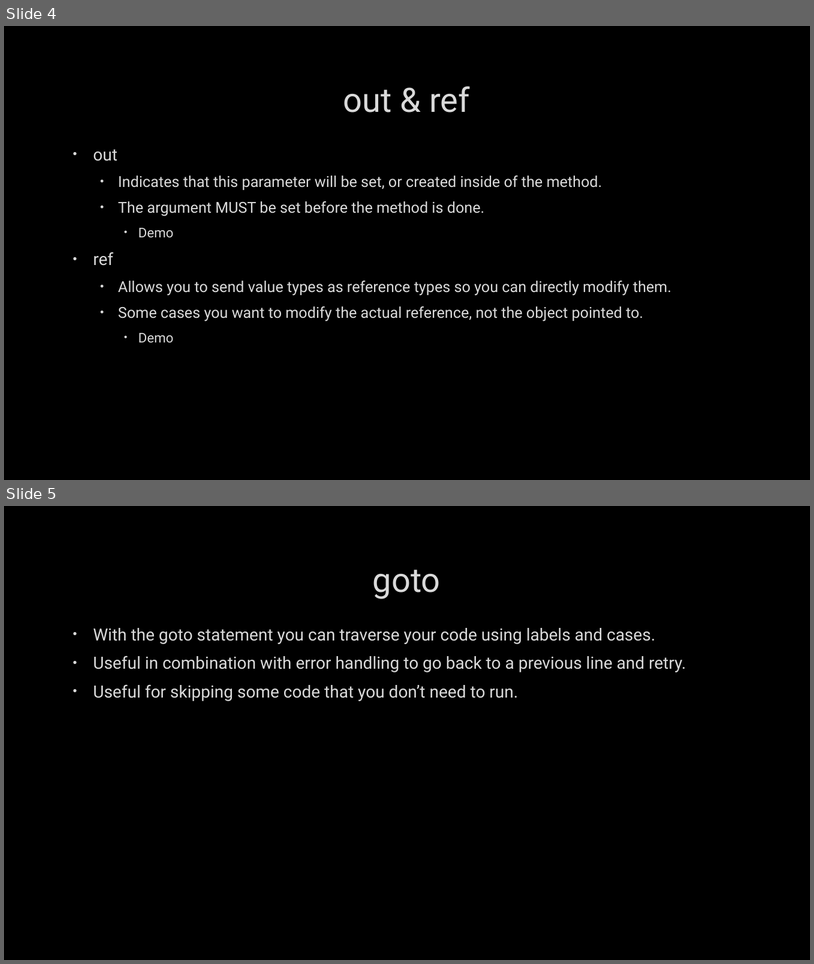
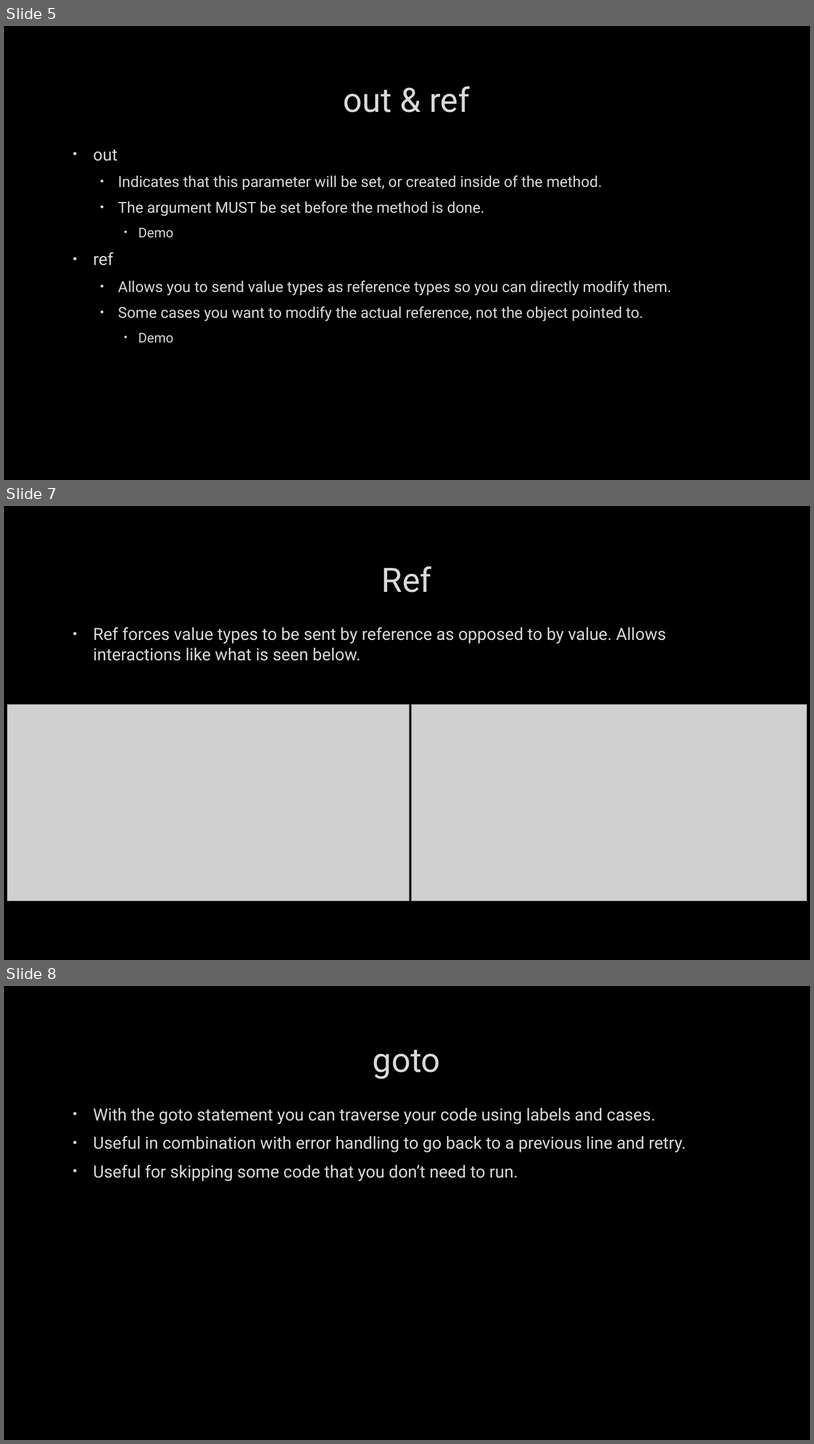
Before and after one commit to darrare/CS-3020, a slide deck: Documents/Powerpoints/1.3 Error Handling & The ref, out, and goto Keywords.pptx. Shown one above the other, each under a label of ours: slides 4 and 5 before the commit, slides 5, 7 and 8 after it; the slides between them are not shown. The pictures are 814x964 and 814x1444 pixels, drawn with LibreOffice and Linux fonts; fonts in the diff are those of the drawing; grey boxes stand for pictures; background and template pictures are left out. Boxes give left, top, right and bottom in pixels: in the first picture for what was removed or moved away, otherwise in the second. Text is boxed around its words. In the diff, an @@ line names an element or a change of style, - is before the commit and + after.

```diff
--- a/Documents/Powerpoints/1.3 Error Handling & The ref, out, and goto Keywords.pptx
+++ b/Documents/Powerpoints/1.3 Error Handling & The ref, out, and goto Keywords.pptx
@@ slide 7 added at [4,506,810,960], background picture (left out) @@
@@ title added at [382,566,432,592], 40 pt, text #DADADA @@
+Ref
@@ text added at [93,627,666,661], 20 pt, text #DADADA @@
+• Ref forces value types to be sent by reference as opposed to by value. Allows interactions like what is seen below.
@@ picture added at [7,704,410,900] @@
@@ picture added at [412,704,807,900] @@
@@ what was slide 4 is now slide 5 @@
@@ what was slide 5 is now slide 8 @@
```
Also in this commit, not shown: 2 other slides added, 7 other files.
